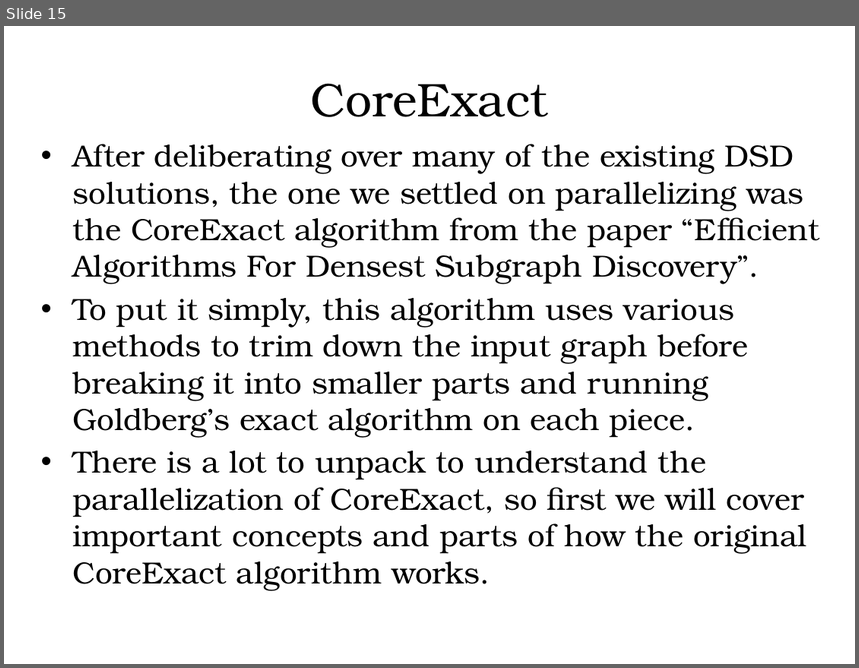
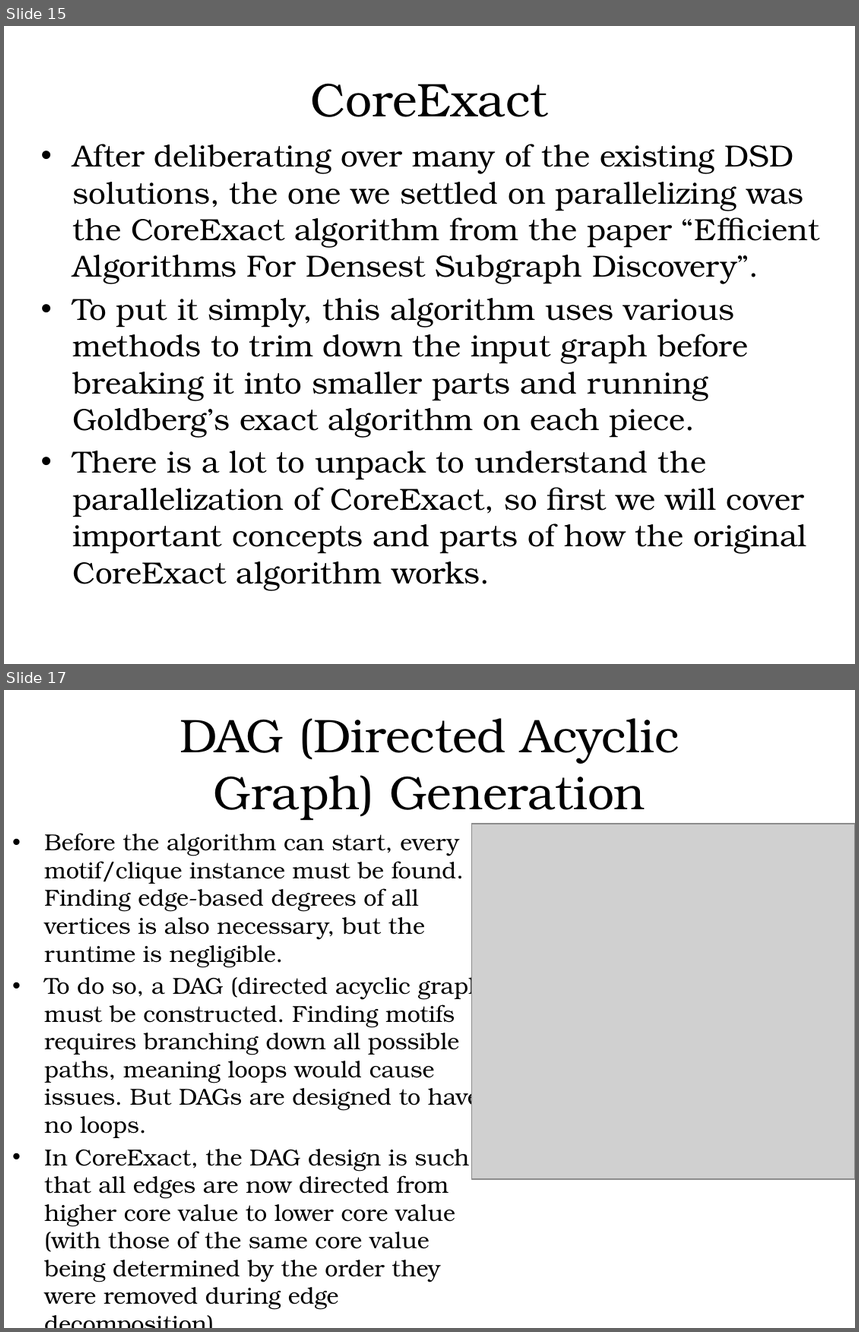
Before and after one commit to hgareau/DensestSubgraphDiscovery, a slide deck: Thesis Defense Presentation.pptx. Shown one above the other, each under a label of ours: slide 15 before the commit, slides 15 and 17 after it; the slides between them are not shown. The pictures are 859x668 and 859x1332 pixels, drawn with LibreOffice and Linux fonts; fonts in the diff are those of the drawing; grey boxes stand for pictures; background and template pictures are left out. Boxes give left, top, right and bottom in pixels: in the first picture for what was removed or moved away, otherwise in the second. Text is boxed around its words. In the diff, an @@ line names an element or a change of style, - is before the commit and + after.

Commit message:
Updated presentation to cover CoreExact.

```diff
--- a/Thesis Defense Presentation.pptx
+++ b/Thesis Defense Presentation.pptx
@@ slide 17 added at (4, 690, 855, 1328), background #FFFFFF @@
@@ text added at (180, 718, 680, 821), 40 pt, text #000000 @@
+DAG (Directed Acyclic Graph) Generation
@@ picture added at (471, 824, 855, 1179) @@
@@ text added at (44, 833, 491, 1283), 19.6 pt, text #000000 @@
+• Before the algorithm can start, every motif/clique instance must be found. Finding edge-based degrees of all vertices is also necessary, but the runtime is negligible.
+• To do so, a DAG (directed acyclic graph) must be constructed. Finding motifs requires branching down all possible paths, meaning loops would cause issues. But DAGs are designed to have no loops.
+• In CoreExact, the DAG design is such that all edges are now directed from higher core value to lower core value (with those of the same core value being determined by the order they were removed during edge decomposition).
```
Also in this commit, not shown: 3 slides changed, 15 other slides added, 2 other files.
